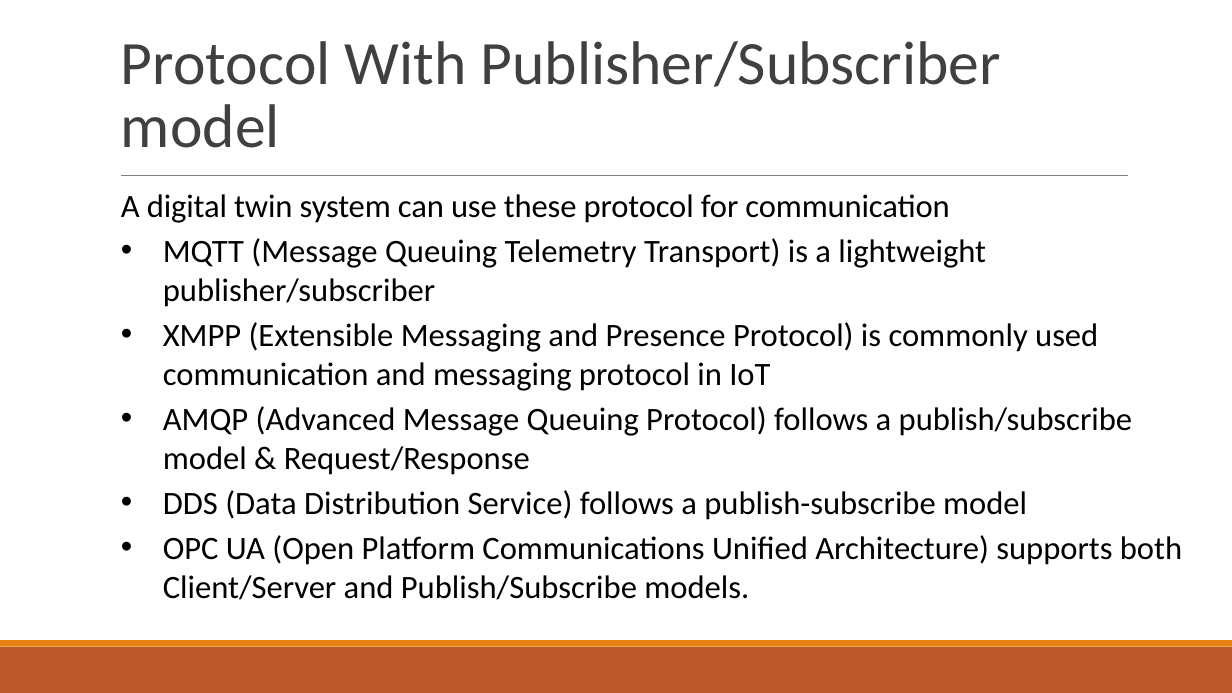
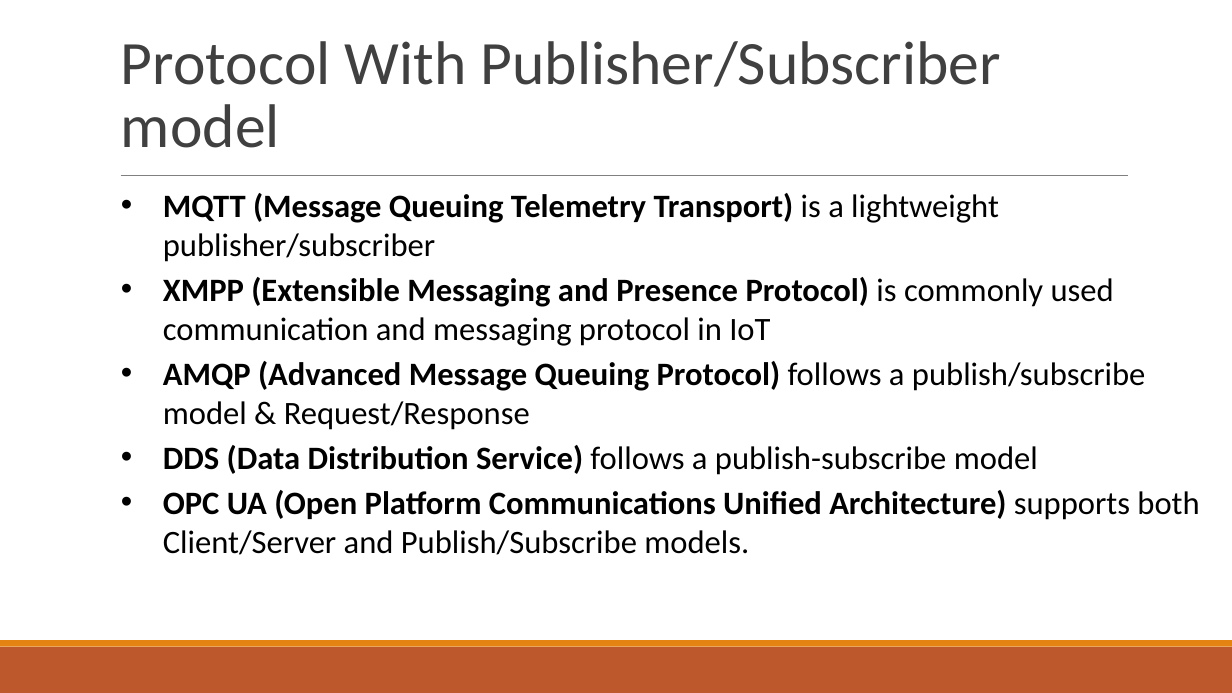
Before and after one commit to DutaChulaMetaverse/RealWorldWeatherDemo, a slide deck: slide 7 of docs/Intro to Digital Twin Unity - connecting with webapi.pptx. Drawn at 1232x693 pixels with LibreOffice and Linux fonts; fonts in the diff are those of the drawing. Boxes give left, top, right and bottom in pixels: in the first picture for what was removed or moved away, otherwise in the second. Text is boxed around its words. In the diff, an @@ line names an element or a change of style, - is before the commit and + after.

```diff
--- a/docs/Intro to Digital Twin Unity - connecting with webapi.pptx
+++ b/docs/Intro to Digital Twin Unity - connecting with webapi.pptx
@@ text "MQTT (Message Queuing Telemetry Transport) ..." at [163, 193, 1199, 555]: bold on in "MQTT (Message Queuing Telemetry Transport)", "XMPP (Extensible Messaging and Presence Protocol)", "AMQP (Advanced Message Queuing Protocol)", "DDS (Data Distribution Service)" and 1 more places @@
@@ text at [121, 194, 949, 223]: paragraph removed @@
-A digital twin system can use these protocol for communication
```
Also in this commit, not shown: 6 other slides changed, 1 slide added.
